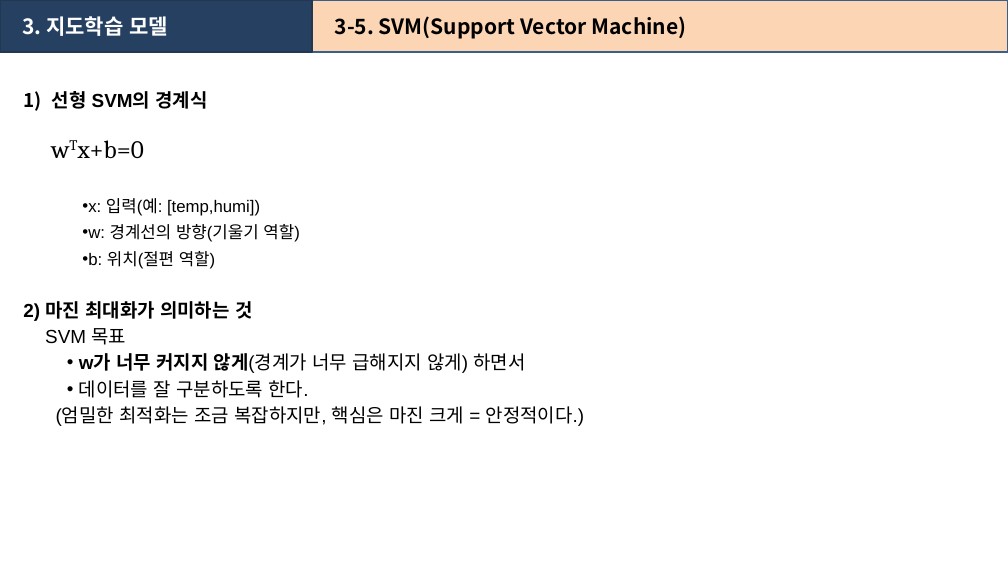
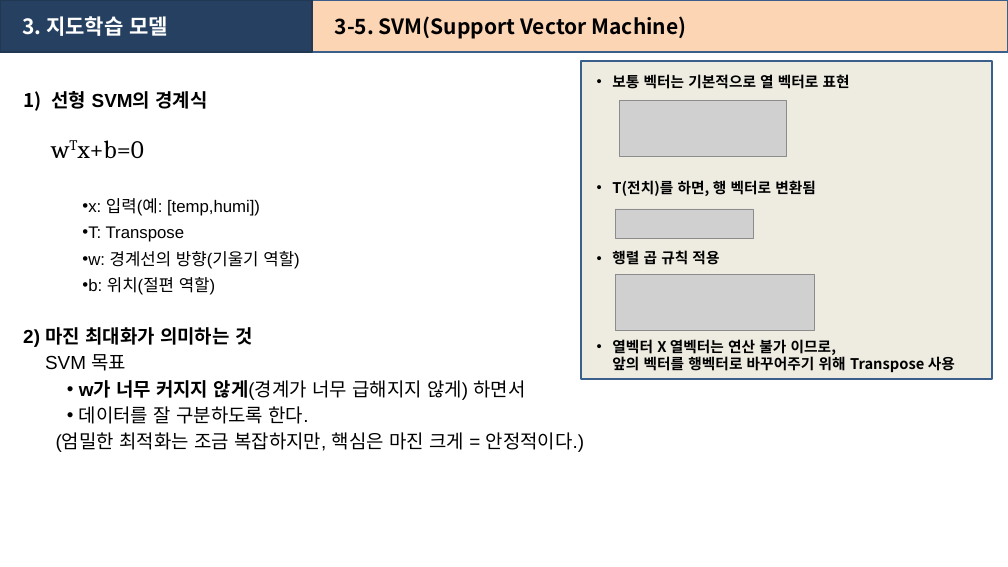
Before and after one commit to heartcom/Linux-Program, a slide deck: slide 87 of 강의자료_머신러닝_인공지능(2606).pptx. Drawn at 1008x567 pixels with LibreOffice and Linux fonts; fonts in the diff are those of the drawing; grey boxes stand for pictures. Boxes give left, top, right and bottom in pixels: in the first picture for what was removed or moved away, otherwise in the second. Text is boxed around its words. In the diff, an @@ line names an element or a change of style, - is before the commit and + after.

```diff
--- a/강의자료_머신러닝_인공지능(2606).pptx
+++ b/강의자료_머신러닝_인공지능(2606).pptx
@@ rectangle added at box(582, 60, 992, 379), fill #EEECE1, outline #3A5F8C 2 pt, 14 pt, text #000000, bold @@
+• 보통 벡터는 기본적으로 열 벡터로 표현
+• T(전치)를 하면, 행 벡터로 변환됨
+• 행렬 곱 규칙 적용
+• 열벡터 X 열벡터는 연산 불가 이므로,
+  앞의 벡터를 행벡터로 바꾸어주기 위해 Transpose 사용
@@ picture added at box(620, 100, 787, 157) @@
@@ picture added at box(616, 209, 753, 238) @@
@@ text at box(82, 226, 185, 242): paragraph added @@
+• T: Transpose
@@ picture added at box(616, 274, 815, 330) @@
```
Also in this commit, not shown: 11 other slides changed, 51 slides added.
